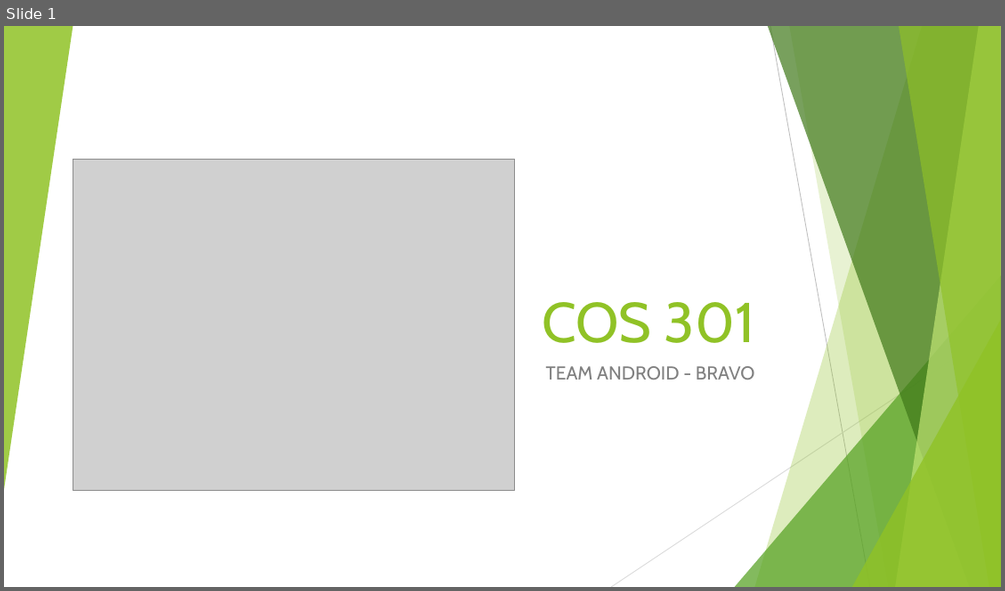
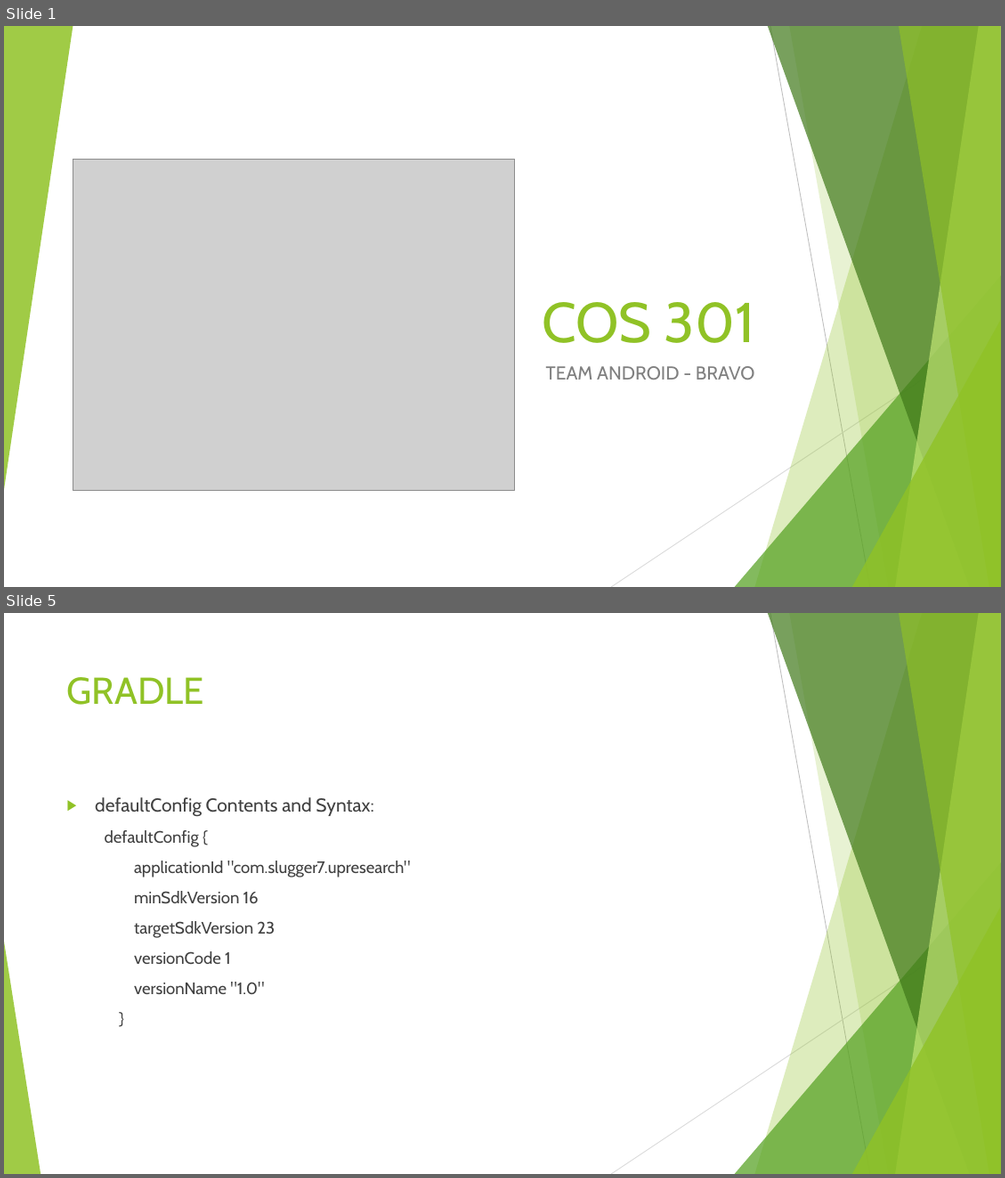
Before and after one commit to u14077893/Bravo, a slide deck: Android Interface/Presentation/COS 301 Presentation.pptx. Shown one above the other, each under a label of ours: slide 1 before the commit, slides 1 and 5 after it; the slides between them are not shown. The pictures are 1005x591 and 1005x1178 pixels, drawn with LibreOffice and Linux fonts; fonts in the diff are those of the drawing; grey boxes stand for pictures. Boxes give left, top, right and bottom in pixels: in the first picture for what was removed or moved away, otherwise in the second. Text is boxed around its words. In the diff, an @@ line names an element or a change of style, - is before the commit and + after.

```diff
--- a/Android Interface/Presentation/COS 301 Presentation.pptx
+++ b/Android Interface/Presentation/COS 301 Presentation.pptx
@@ slide 5 added at (4,613,1001,1174), background #FFFFFF; not listed: 9 template elements that a slide beside it also shows @@
@@ title added at (67,677,204,705), 36 pt, text #90C226 @@
+GRADLE
@@ text added at (95,797,411,994), 16 pt, text #404040 @@
+▶ defaultConfig Contents and Syntax:
+  defaultConfig {
+  applicationId "com.slugger7.upresearch"
+  minSdkVersion 16
+  targetSdkVersion 23
+  versionCode 1
+  versionName "1.0"
+  }
@@ triangle added at (4,941,40,1174), fill #90C226 at 85% opacity @@
```
Also in this commit, not shown: 16 other slides added.
